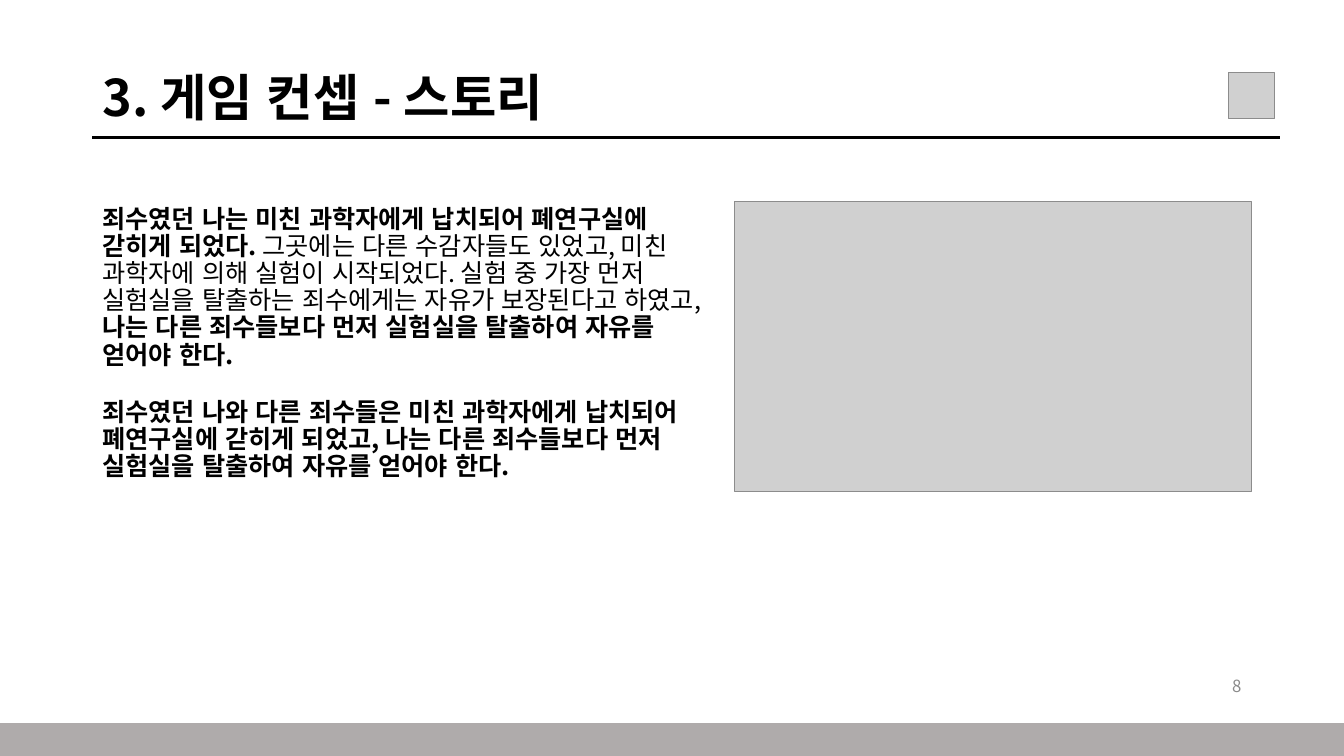
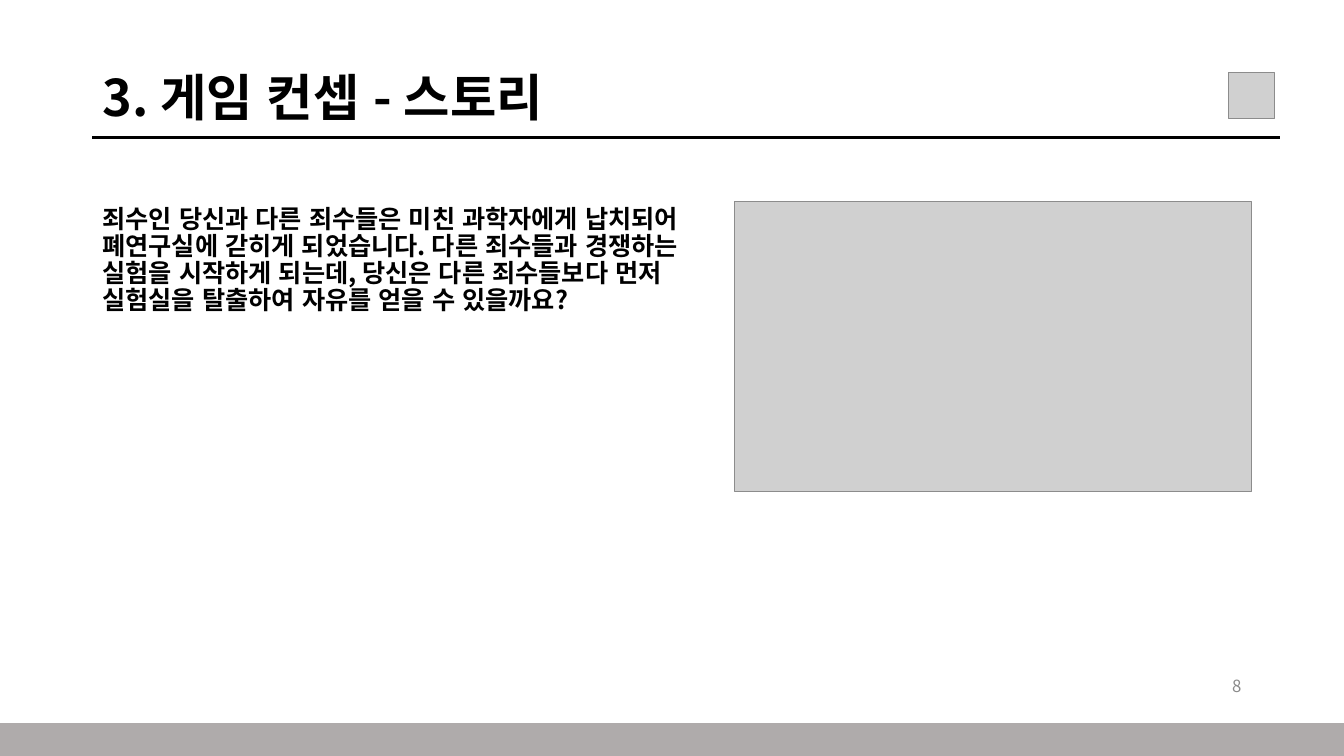
Before and after one commit to TRASHES0/MAFIA_60SECs, a slide deck: slide 8 of 기획/Trashes_메인기획서.pptx. Drawn at 1344x756 pixels with LibreOffice and Linux fonts; fonts in the diff are those of the drawing; grey boxes stand for pictures; background and template pictures are left out. Boxes give left, top, right and bottom in pixels: in the first picture for what was removed or moved away, otherwise in the second. Text is boxed around its words. In the diff, an @@ line names an element or a change of style, - is before the commit and + after.

```diff
--- a/기획/Trashes_메인기획서.pptx
+++ b/기획/Trashes_메인기획서.pptx
@@ text at (x1=102, y1=206, x2=678, y2=312): text changed @@
-죄수였던 나와 다른 죄수들은 미친 과학자에게 납치되어 폐연구실에 갇히게 되었고, 나는 다른 죄수들보다 먼저 실험실을 탈출하여 자유를 얻어야 한다.
+죄수인 당신과 다른 죄수들은 미친 과학자에게 납치되어 폐연구실에 갇히게 되었습니다. 다른 죄수들과 경쟁하는 실험을 시작하게 되는데, 당신은 다른 죄수들보다 먼저 실험실을 탈출하여 자유를 얻을 수 있을까요?
@@ text removed at (x1=102, y1=206, x2=702, y2=367) @@
-죄수였던 나는 미친 과학자에게 납치되어 폐연구실에 갇히게 되었다. 그곳에는 다른 수감자들도 있었고, 미친 과학자에 의해 실험이 시작되었다. 실험 중 가장 먼저 실험실을 탈출하는 죄수에게는 자유가 보장된다고 하였고, 나는 다른 죄수들보다 먼저 실험실을 탈출하여 자유를 얻어야 한다.
```
Also in this commit, not shown: 1 other slide changed.
